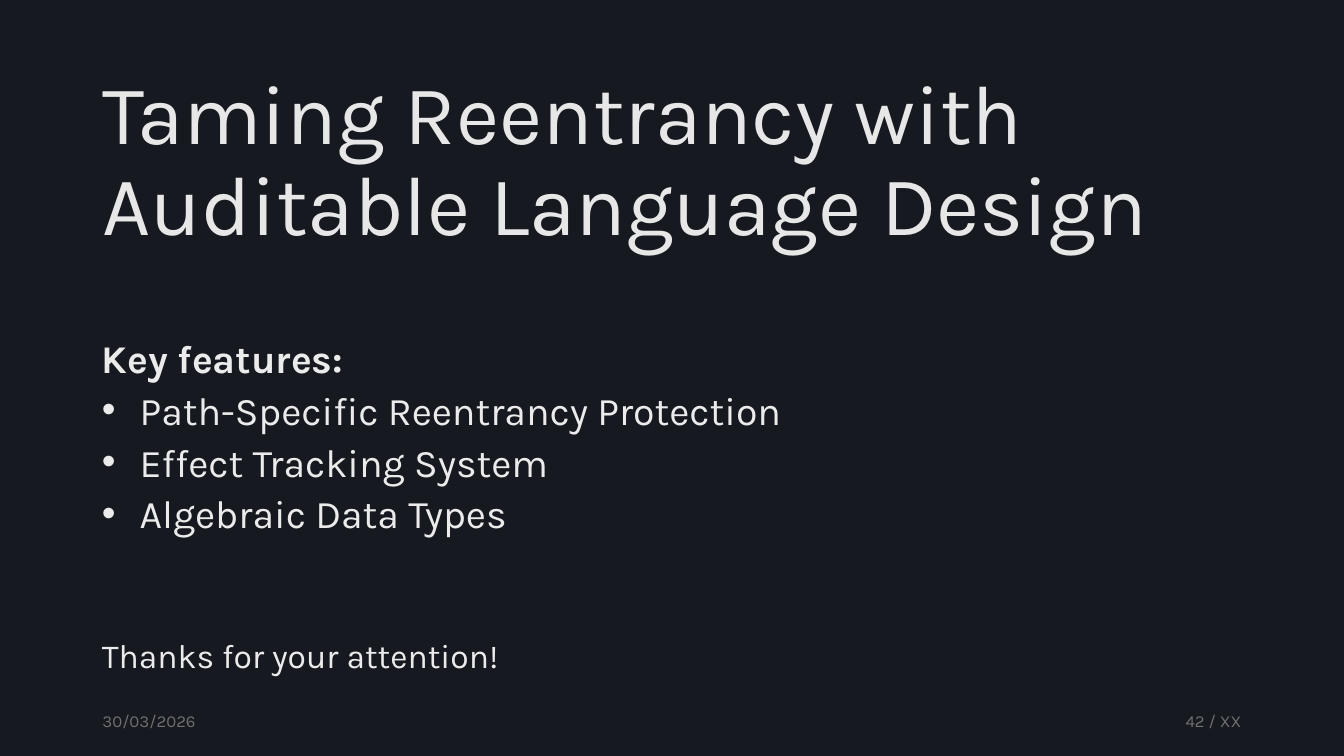
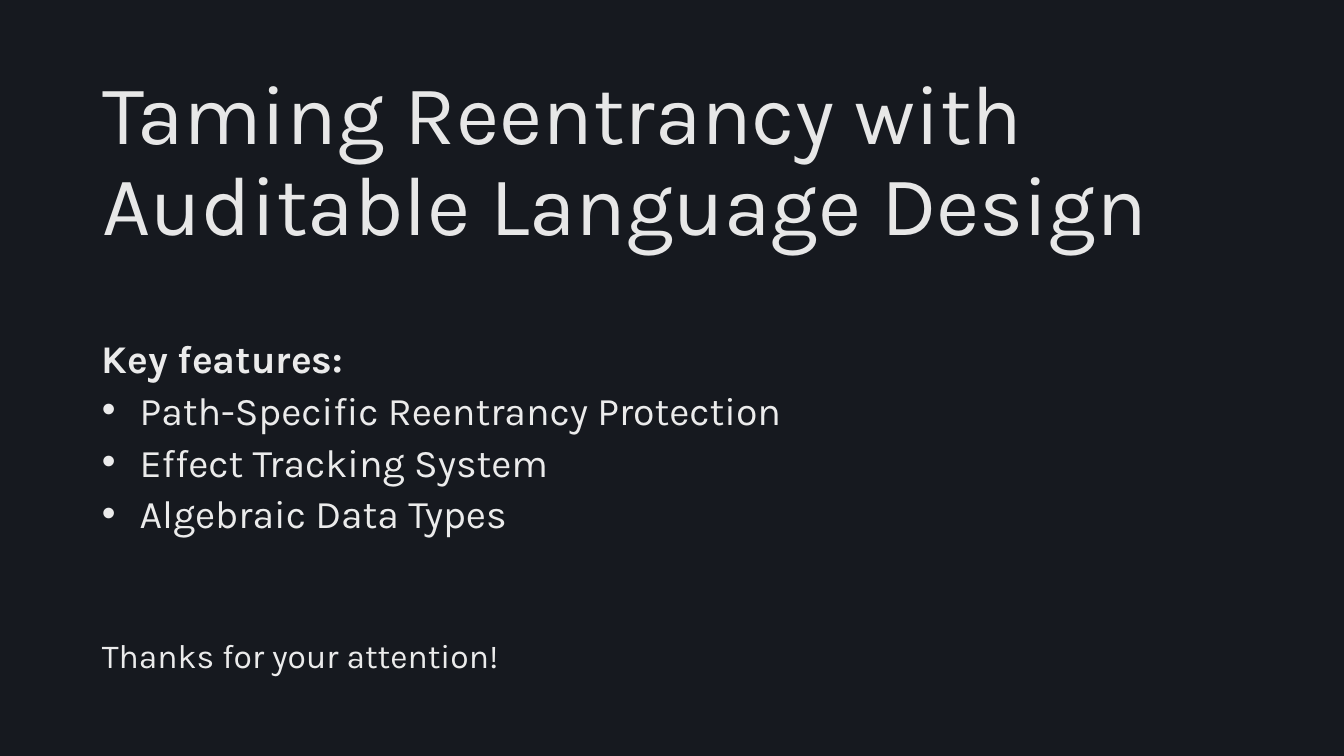
Before and after one commit to tzann/thesis, a slide deck: slide 41 of doc/presentation/Thesis.pptx (slide 42 before the commit). Drawn at 1344x756 pixels with LibreOffice and Linux fonts; fonts in the diff are those of the drawing. Boxes give left, top, right and bottom in pixels: in the first picture for what was removed or moved away, otherwise in the second. Text is boxed around its words. In the diff, an @@ line names an element or a change of style, - is before the commit and + after.

```diff
--- a/doc/presentation/Thesis.pptx
+++ b/doc/presentation/Thesis.pptx
@@ text removed at (x1=102, y1=715, x2=195, y2=728) @@
-30/03/2026
@@ page number removed at (x1=1186, y1=716, x2=1242, y2=727) @@
-42 / XX
```
Also in this commit, not shown: 12 other slides changed, 4 slides removed.
